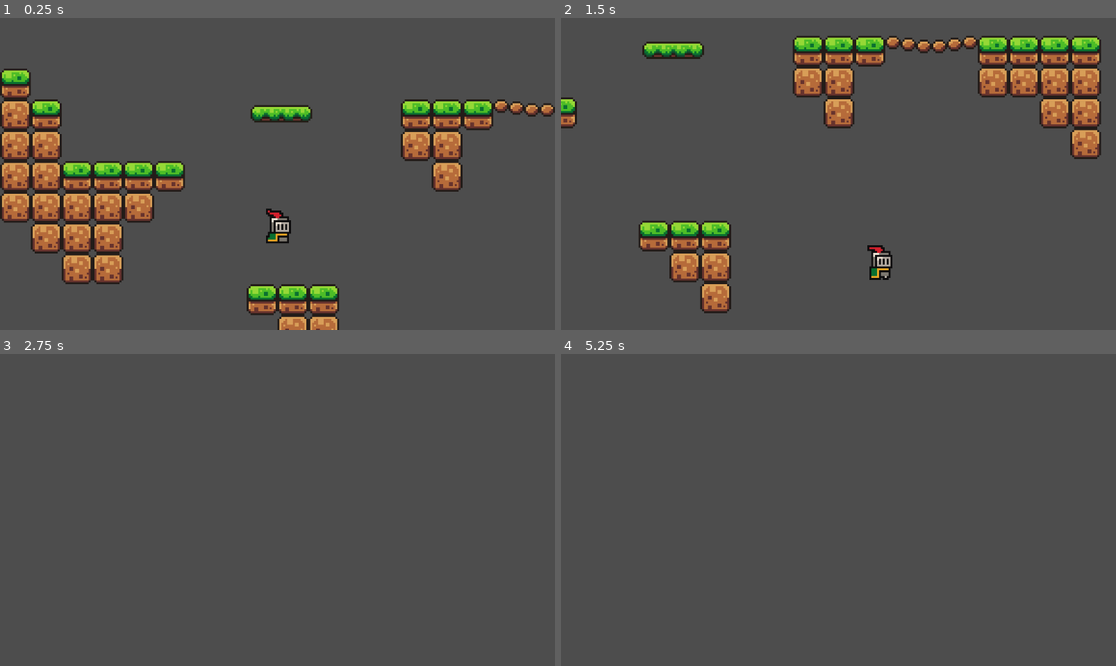
Above: before the commit, frames 1-4 (two rows, left to right).
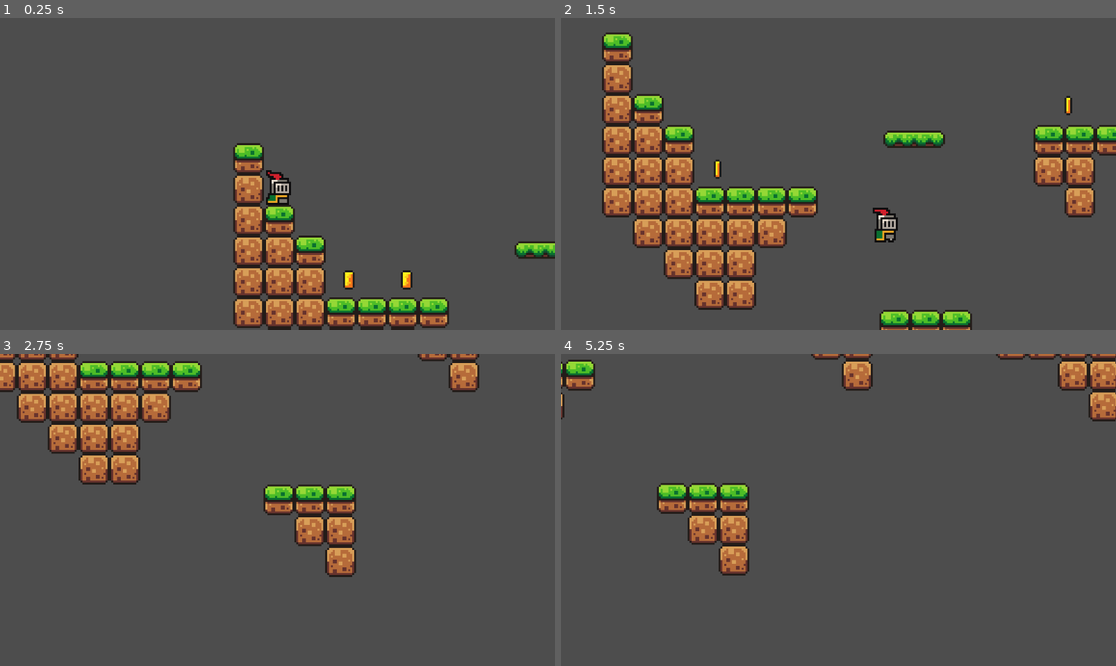
Above: after the commit, the same moments.

Repository: quiluh/godot-practice
Game: Godot game, scene res://scenes/game.tscn
Same seed, same stepped clock (60 frames per second), same inputs: the game is played once before the commit and once after it.
Inputs:
- Up to frame 1 (0.25 s): no input
- Up to frame 2 (1.5 s): hold Right (ui_right) from 0.53 s (still down); tap Up (ui_up) at 0.77 s
- Up to frame 3 (2.75 s): tap Up (ui_up) at 1.52 s; release Right (ui_right) at 2.03 s; hold Left (ui_left) from 2.03 s (still down)
- Up to frame 4 (5.25 s): release Left (ui_left) at 2.78 s; hold Right (ui_right) 2.78-4.28 s; tap Up (ui_up) at 3.02, 3.77, 4.52 s; hold Left (ui_left) 4.28-5.03 s; hold Right (ui_right) from 5.03 s (still down)

The runs differ from the first frame. In frame 1, 25% of the frame differs, in the area x 0-100%, y 16-100%; in frame 2, 29%, in the area x 0-100%, y 4-100%; in frame 3, 13%; in frame 4, 6.3%.

Commit message:
created collectable coins

Diff:
--- /dev/null
+++ b/scenes/coin.tscn
@@ -0,0 +1,114 @@
+[gd_scene load_steps=17 format=3 uid="uid://lyt35w1xcwa0"]
+
+[ext_resource type="Script" path="res://scripts/coin.gd" id="1_8n5fd"]
+[ext_resource type="Texture2D" uid="uid://ba3nwjvwbai30" path="res://assets/sprites/coin.png" id="1_chnyj"]
+
+[sub_resource type="AtlasTexture" id="AtlasTexture_a2g8q"]
+atlas = ExtResource("1_chnyj")
+region = Rect2(0, 0, 16, 16)
+
+[sub_resource type="AtlasTexture" id="AtlasTexture_468k4"]
+atlas = ExtResource("1_chnyj")
+region = Rect2(16, 0, 16, 16)
+
+[sub_resource type="AtlasTexture" id="AtlasTexture_ed7k8"]
+atlas = ExtResource("1_chnyj")
+region = Rect2(32, 0, 16, 16)
+
+[sub_resource type="AtlasTexture" id="AtlasTexture_4glaj"]
+atlas = ExtResource("1_chnyj")
+region = Rect2(48, 0, 16, 16)
+
+[sub_resource type="AtlasTexture" id="AtlasTexture_wjwra"]
+atlas = ExtResource("1_chnyj")
+region = Rect2(64, 0, 16, 16)
+
+[sub_resource type="AtlasTexture" id="AtlasTexture_vyfho"]
+atlas = ExtResource("1_chnyj")
+region = Rect2(80, 0, 16, 16)
+
+[sub_resource type="AtlasTexture" id="AtlasTexture_o2dqj"]
+atlas = ExtResource("1_chnyj")
+region = Rect2(96, 0, 16, 16)
+
+[sub_resource type="AtlasTexture" id="AtlasTexture_o6kuf"]
+atlas = ExtResource("1_chnyj")
+region = Rect2(112, 0, 16, 16)
+
+[sub_resource type="AtlasTexture" id="AtlasTexture_tlvmj"]
+atlas = ExtResource("1_chnyj")
+region = Rect2(128, 0, 16, 16)
+
+[sub_resource type="AtlasTexture" id="AtlasTexture_nxv32"]
+atlas = ExtResource("1_chnyj")
+region = Rect2(144, 0, 16, 16)
+
+[sub_resource type="AtlasTexture" id="AtlasTexture_5rwrm"]
+atlas = ExtResource("1_chnyj")
+region = Rect2(160, 0, 16, 16)
+
+[sub_resource type="AtlasTexture" id="AtlasTexture_nve6q"]
+atlas = ExtResource("1_chnyj")
+region = Rect2(176, 0, 16, 16)
+
+[sub_resource type="SpriteFrames" id="SpriteFrames_e1ma5"]
+animations = [{
+"frames": [{
+"duration": 1.0,
+"texture": SubResource("AtlasTexture_a2g8q")
+}, {
+"duration": 1.0,
+"texture": SubResource("AtlasTexture_468k4")
+}, {
+"duration": 1.0,
+"texture": SubResource("AtlasTexture_ed7k8")
+}, {
+"duration": 1.0,
+"texture": SubResource("AtlasTexture_4glaj")
+}, {
+"duration": 1.0,
+"texture": SubResource("AtlasTexture_wjwra")
+}, {
+"duration": 1.0,
+"texture": SubResource("AtlasTexture_vyfho")
+}, {
+"duration": 1.0,
+"texture": SubResource("AtlasTexture_o2dqj")
+}, {
+"duration": 1.0,
+"texture": SubResource("AtlasTexture_o6kuf")
+}, {
+"duration": 1.0,
+"texture": SubResource("AtlasTexture_tlvmj")
+}, {
+"duration": 1.0,
+"texture": SubResource("AtlasTexture_nxv32")
+}, {
+"duration": 1.0,
+"texture": SubResource("AtlasTexture_5rwrm")
+}, {
+"duration": 1.0,
+"texture": SubResource("AtlasTexture_nve6q")
+}],
+"loop": true,
+"name": &"default",
+"speed": 10.0
+}]
+
+[sub_resource type="CircleShape2D" id="CircleShape2D_5do6e"]
+radius = 5.0
+
+[node name="Coin" type="Area2D"]
+collision_mask = 2
+script = ExtResource("1_8n5fd")
+
+[node name="AnimatedSprite2D" type="AnimatedSprite2D" parent="."]
+sprite_frames = SubResource("SpriteFrames_e1ma5")
+autoplay = "default"
+frame = 11
+frame_progress = 1.0
+
+[node name="CollisionShape2D" type="CollisionShape2D" parent="."]
+shape = SubResource("CircleShape2D_5do6e")
+
+[connection signal="body_entered" from="." to="." method="_on_body_entered"]
--- a/scenes/game.tscn
+++ b/scenes/game.tscn
@@ -1,8 +1,9 @@
-[gd_scene load_steps=9 format=3 uid="uid://budlugfysmqqi"]
+[gd_scene load_steps=10 format=3 uid="uid://budlugfysmqqi"]
 
 [ext_resource type="PackedScene" uid="uid://clgw3ry4dawsj" path="res://scripts/player.tscn" id="1_1hojh"]
 [ext_resource type="Texture2D" uid="uid://b8ahvwpirfrsd" path="res://assets/sprites/world_tileset.png" id="2_wx4rs"]
 [ext_resource type="PackedScene" uid="uid://bv18utcp5ywam" path="res://scenes/platform.tscn" id="3_avvqn"]
+[ext_resource type="PackedScene" uid="uid://lyt35w1xcwa0" path="res://scenes/coin.tscn" id="4_evdjw"]
 
 [sub_resource type="TileSetAtlasSource" id="TileSetAtlasSource_r37jj"]
 texture = ExtResource("2_wx4rs")
@@ -408,6 +409,21 @@
 physics_layer_0/collision_layer = 1
 sources/1 = SubResource("TileSetAtlasSource_r37jj")
 
+[sub_resource type="Animation" id="Animation_upnbr"]
+length = 0.001
+tracks/0/type = "value"
+tracks/0/imported = false
+tracks/0/enabled = true
+tracks/0/path = NodePath(".:position")
+tracks/0/interp = 1
+tracks/0/loop_wrap = true
+tracks/0/keys = {
+"times": PackedFloat32Array(0),
+"transitions": PackedFloat32Array(1),
+"update": 0,
+"values": [Vector2(472, -2)]
+}
+
 [sub_resource type="Animation" id="Animation_rermk"]
 resource_name = "move"
 length = 1.5
@@ -425,21 +441,6 @@
 "values": [Vector2(587, -2), Vector2(472, -2)]
 }
 
-[sub_resource type="Animation" id="Animation_upnbr"]
-length = 0.001
-tracks/0/type = "value"
-tracks/0/imported = false
-tracks/0/enabled = true
-tracks/0/path = NodePath(".:position")
-tracks/0/interp = 1
-tracks/0/loop_wrap = true
-tracks/0/keys = {
-"times": PackedFloat32Array(0),
-"transitions": PackedFloat32Array(1),
-"update": 0,
-"values": [Vector2(472, -2)]
-}
-
 [sub_resource type="AnimationLibrary" id="AnimationLibrary_8e4bq"]
 _data = {
 "RESET": SubResource("Animation_upnbr"),
@@ -449,12 +450,14 @@
 [node name="Game" type="Node2D"]
 
 [node name="Player" parent="." instance=ExtResource("1_1hojh")]
-position = Vector2(0, -29)
+position = Vector2(-137, -90)
 
 [node name="Camera2D" type="Camera2D" parent="Player"]
 position = Vector2(0, -5)
 offset = Vector2(0, -10)
 zoom = Vector2(4, 4)
+limit_bottom = 130
+limit_smoothed = true
 position_smoothing_enabled = true
 
 [node name="TileMap" type="TileMap" parent="."]
@@ -473,3 +476,28 @@
 libraries = {
 "": SubResource("AnimationLibrary_8e4bq")
 }
+autoplay = "move"
+
+[node name="Coin" parent="." instance=ExtResource("4_evdjw")]
+position = Vector2(-100, -48)
+
+[node name="Coin2" parent="." instance=ExtResource("4_evdjw")]
+position = Vector2(-70, -48)
+
+[node name="Coin3" parent="." instance=ExtResource("4_evdjw")]
+position = Vector2(82, -81)
+
+[node name="Coin4" parent="." instance=ExtResource("4_evdjw")]
+position = Vector2(195, -82)
+
+[node name="Coin5" parent="." instance=ExtResource("4_evdjw")]
+position = Vector2(539, -15)
+
+[node name="Coin6" parent="." instance=ExtResource("4_evdjw")]
+position = Vector2(313, -65)
+
+[node name="Coin7" parent="." instance=ExtResource("4_evdjw")]
+position = Vector2(410, -15)
+
+[node name="Coin8" parent="." instance=ExtResource("4_evdjw")]
+position = Vector2(631, -19)
--- /dev/null
+++ b/scripts/coin.gd
@@ -0,0 +1,4 @@
+extends Area2D
+
+func _on_body_entered(body):
+	queue_free()
--- a/scripts/player.tscn
+++ b/scripts/player.tscn
@@ -1,7 +1,7 @@
 [gd_scene load_steps=9 format=3 uid="uid://clgw3ry4dawsj"]
 
 [ext_resource type="Texture2D" uid="uid://bjab8umi30gn3" path="res://assets/sprites/knight.png" id="1_b4ty3"]
-[ext_resource type="Script" path="res://scenes/player.gd" id="1_por78"]
+[ext_resource type="Script" path="res://scripts/player.gd" id="1_por78"]
 
 [sub_resource type="AtlasTexture" id="AtlasTexture_3svv2"]
 atlas = ExtResource("1_b4ty3")
@@ -44,6 +44,7 @@
 
 [node name="Player" type="CharacterBody2D"]
 z_index = 5
+collision_layer = 2
 script = ExtResource("1_por78")
 
 [node name="AnimatedSprite2D" type="AnimatedSprite2D" parent="."]
Renamed: scenes/player.gd -> scripts/player.gd
